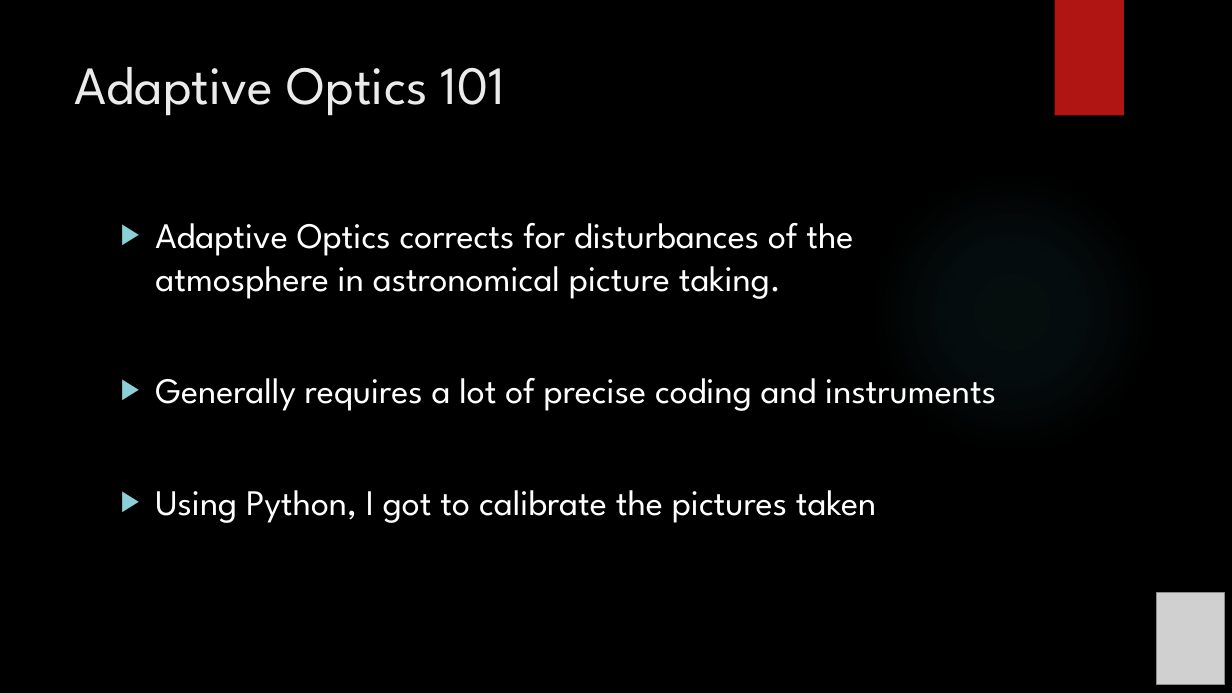
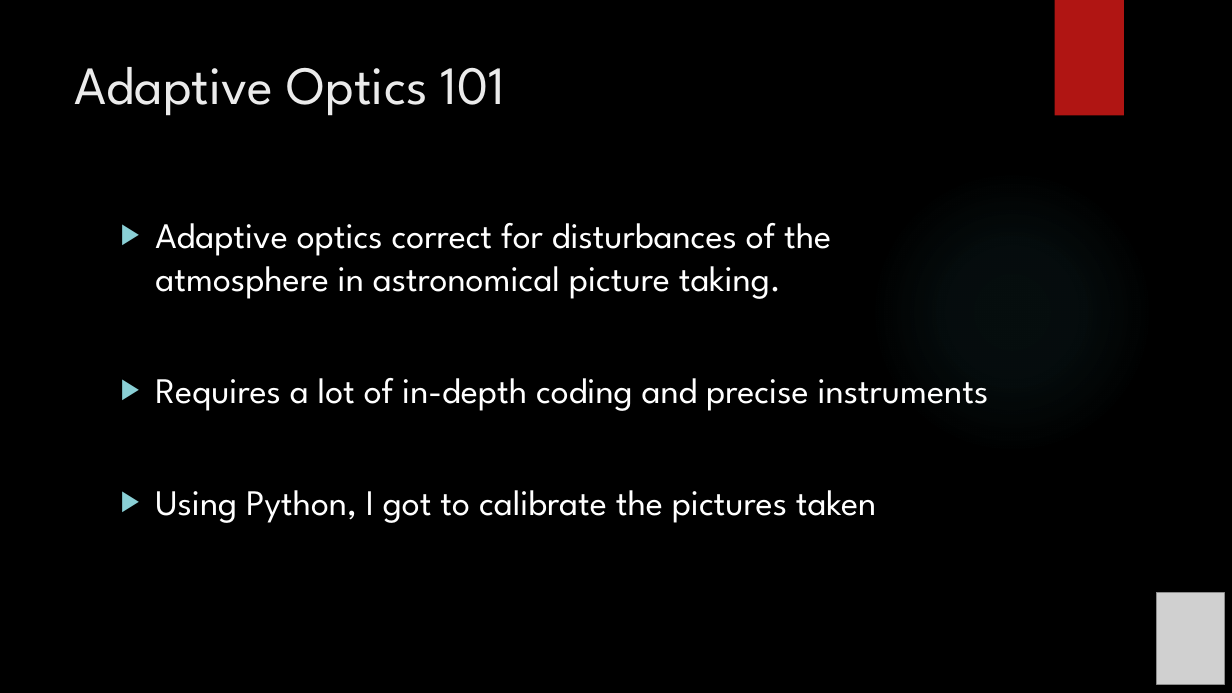
Before and after one commit to exoworlds/clio2016-2017, a slide deck: slide 2 of notes/symposium_presentation.pptx. Drawn at 1232x693 pixels with LibreOffice and Linux fonts; fonts in the diff are those of the drawing; grey boxes stand for pictures; background and template pictures are left out. Boxes give left, top, right and bottom in pixels: in the first picture for what was removed or moved away, otherwise in the second. Text is boxed around its words. In the diff, an @@ line names an element or a change of style, - is before the commit and + after.

```diff
--- a/notes/symposium_presentation.pptx
+++ b/notes/symposium_presentation.pptx
@@ text at bbox=[155, 223, 989, 411]: text changed @@
-▶ Adaptive Optics corrects for disturbances of the atmosphere in astronomical picture taking.
-▶ Generally requires a lot of precise coding and instruments
+▶ Adaptive optics correct for disturbances of the atmosphere in astronomical picture taking.
+▶ Requires a lot of in-depth coding and precise instruments
```
Also in this commit, not shown: 4 other slides changed, 1 slide added, 1 slide removed, 1 other file.
